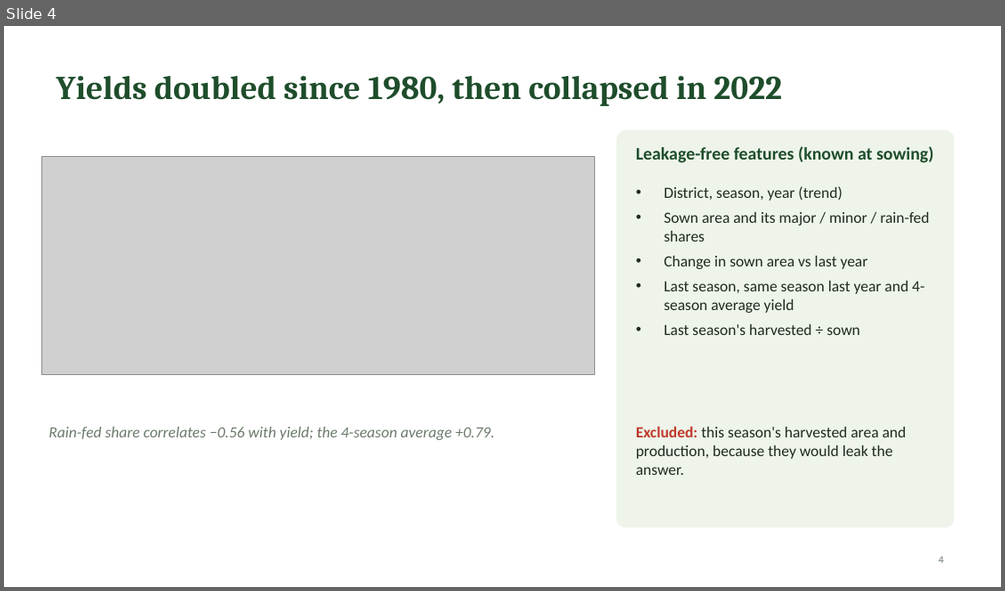
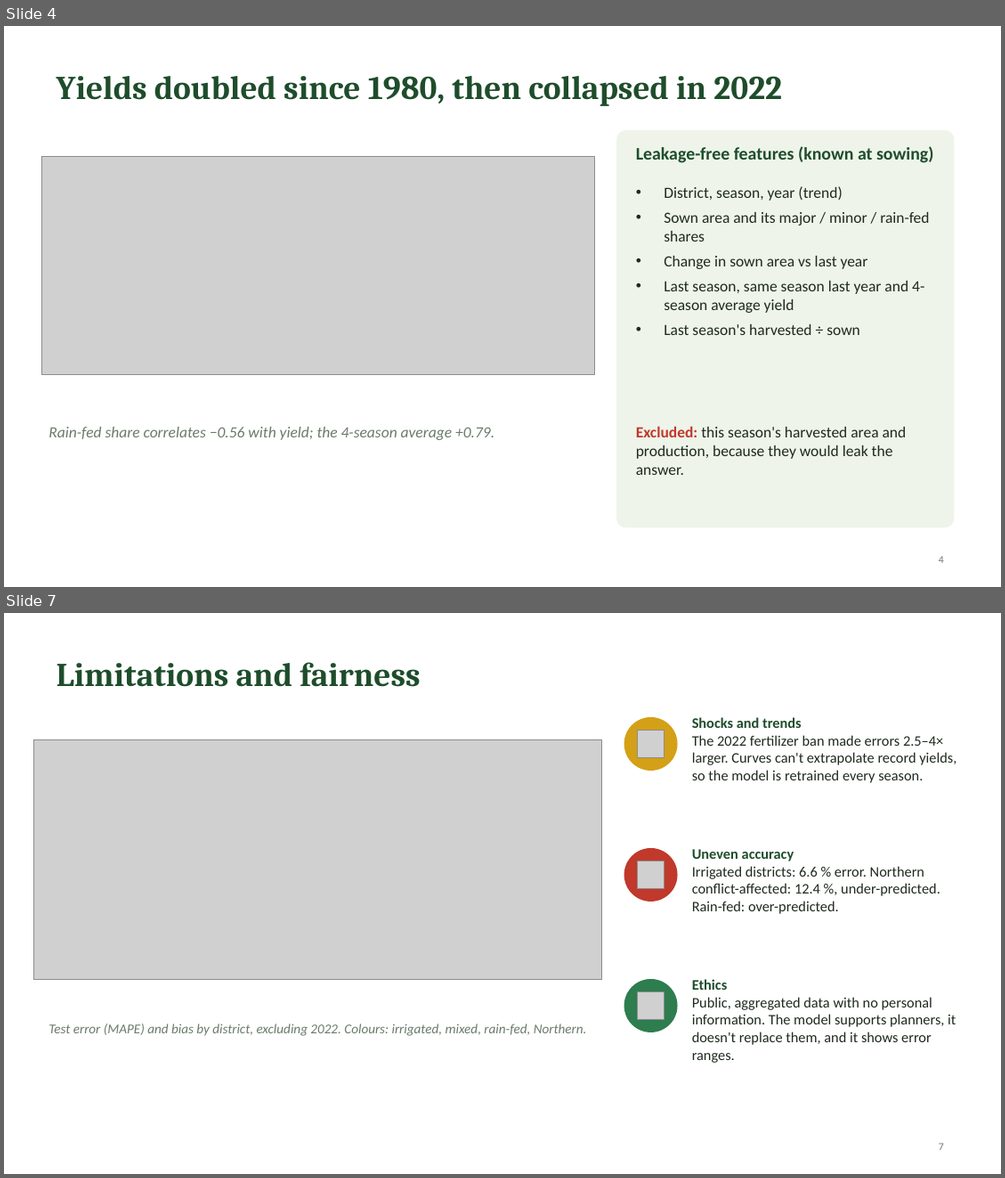
Before and after one commit to WarnaBuddhikaUom/paddy-yield-forecasting-sl, a slide deck: reports/Paddy_Yield_Forecasting_Slides.pptx. Shown one above the other, each under a label of ours: slide 4 before the commit, slides 4 and 7 after it; the slides between them are not shown. The pictures are 1005x591 and 1005x1178 pixels, drawn with LibreOffice and Linux fonts; fonts in the diff are those of the drawing; grey boxes stand for pictures. Boxes give left, top, right and bottom in pixels: in the first picture for what was removed or moved away, otherwise in the second. Text is boxed around its words. In the diff, an @@ line names an element or a change of style, - is before the commit and + after.

Commit message:
Update paddy yield forecasting model

```diff
--- a/reports/Paddy_Yield_Forecasting_Slides.pptx
+++ b/reports/Paddy_Yield_Forecasting_Slides.pptx
@@ slide 7 added at <box>4,613,1001,1174</box>, background #FFFFFF @@
@@ title added at <box>57,662,420,687</box>, 32 pt, text #1E4D2B, bold @@
+Limitations and fairness
@@ ellipse added at <box>624,718,677,770</box>, fill #D4A017, outline #D4A017 1 pt @@
@@ text added at <box>692,717,956,783</box>, 14 pt, text #1F2A1F @@
+Shocks and trends
+The 2022 fertilizer ban made errors 2.5–4× larger. Curves can't extrapolate record yields, so the model is retrained every season.
@@ picture added at <box>34,740,602,981</box> @@
@@ picture added at <box>638,730,664,757</box> @@
@@ ellipse added at <box>624,849,677,900</box>, fill #C0392B, outline #C0392B 1 pt @@
@@ text added at <box>692,849,940,914</box>, 14 pt, text #1F2A1F @@
+Uneven accuracy
+Irrigated districts: 6.6 % error. Northern conflict-affected: 12.4 %, under-predicted. Rain-fed: over-predicted.
@@ picture added at <box>638,861,664,888</box> @@
@@ ellipse added at <box>624,980,677,1032</box>, fill #2E7D4F, outline #2E7D4F 1 pt @@
@@ text added at <box>692,979,955,1062</box>, 14 pt, text #1F2A1F @@
+Ethics
+Public, aggregated data with no personal information. The model supports planners, it doesn't replace them, and it shows error ranges.
@@ picture added at <box>638,992,664,1019</box> @@
@@ text added at <box>48,1023,587,1036</box>, 13 pt, text #6B7B6B, italic @@
+Test error (MAPE) and bias by district, excluding 2022. Colours: irrigated, mixed, rain-fed, Northern.
@@ page number added at <box>938,1143,944,1150</box>, 10 pt, text #6B7B6B @@
+7
```
Also in this commit, not shown: 3 slides changed, 3 other slides added, 4 slides removed, 27 other files.
